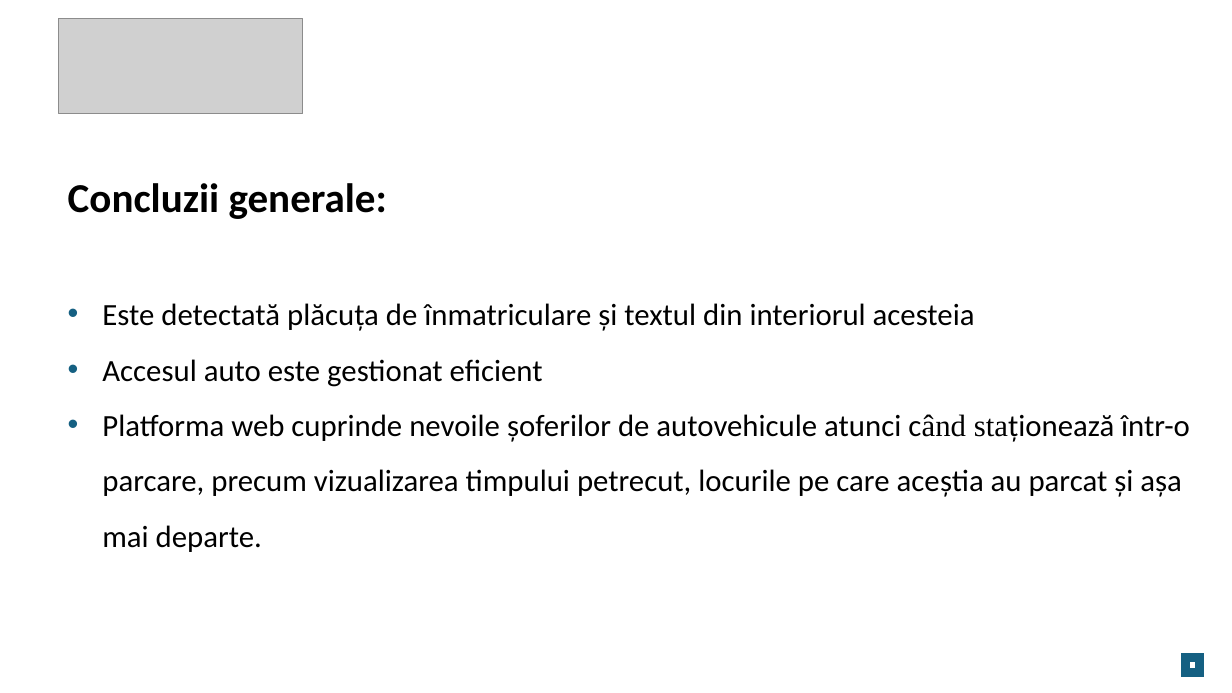
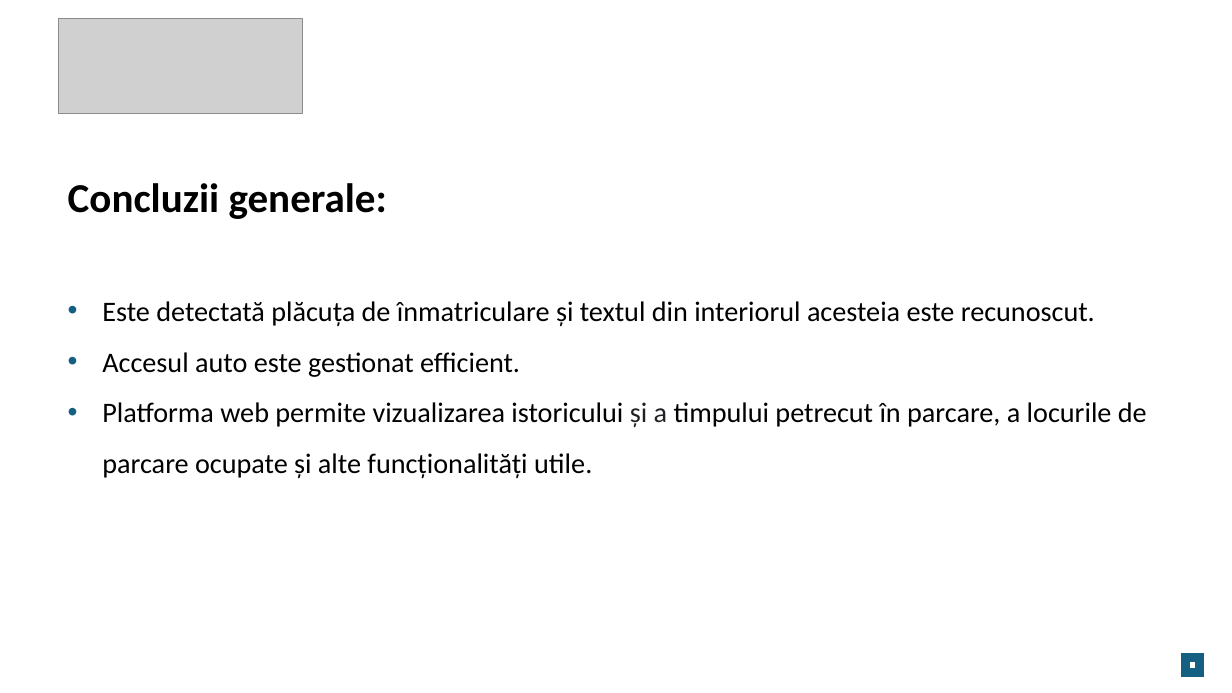
Before and after one commit to xMihai01/Licenta, a slide deck: slide 8 of Documentation/PrezentareLicenta.pptx (slide 9 before the commit). Drawn at 1232x693 pixels with LibreOffice and Linux fonts; fonts in the diff are those of the drawing; grey boxes stand for pictures. Boxes give left, top, right and bottom in pixels: in the first picture for what was removed or moved away, otherwise in the second. Text is boxed around its words. In the diff, an @@ line names an element or a change of style, - is before the commit and + after.

```diff
--- a/Documentation/PrezentareLicenta.pptx
+++ b/Documentation/PrezentareLicenta.pptx
@@ text at <box>102,301,1147,479</box>: text changed; size 24 to 22 pt @@
-• Este detectată plăcuța de înmatriculare și textul din interiorul acesteia
-• Accesul auto este gestionat eficient
-• Platforma web cuprinde nevoile șoferilor de autovehicule atunci când staționează într-o parcare, precum vizualizarea timpului petrecut, locurile pe care aceștia au parcat și așa mai departe.
+• Este detectată plăcuța de înmatriculare și textul din interiorul acesteia este recunoscut.
+• Accesul auto este gestionat efficient.
+• Platforma web permite vizualizarea istoricului și a timpului petrecut în parcare, a locurile de parcare ocupate și alte funcționalități utile.
```
Also in this commit, not shown: 3 other slides changed, 1 slide removed, 18 other files.
